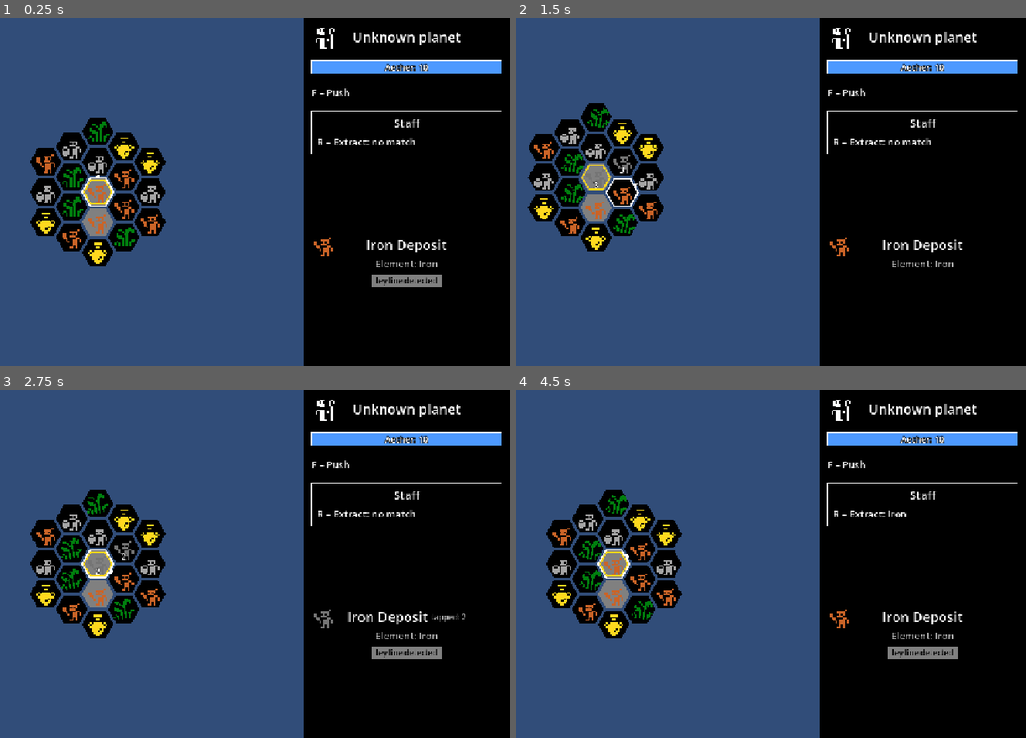
Above: before the commit, frames 1-4 (two rows, left to right).
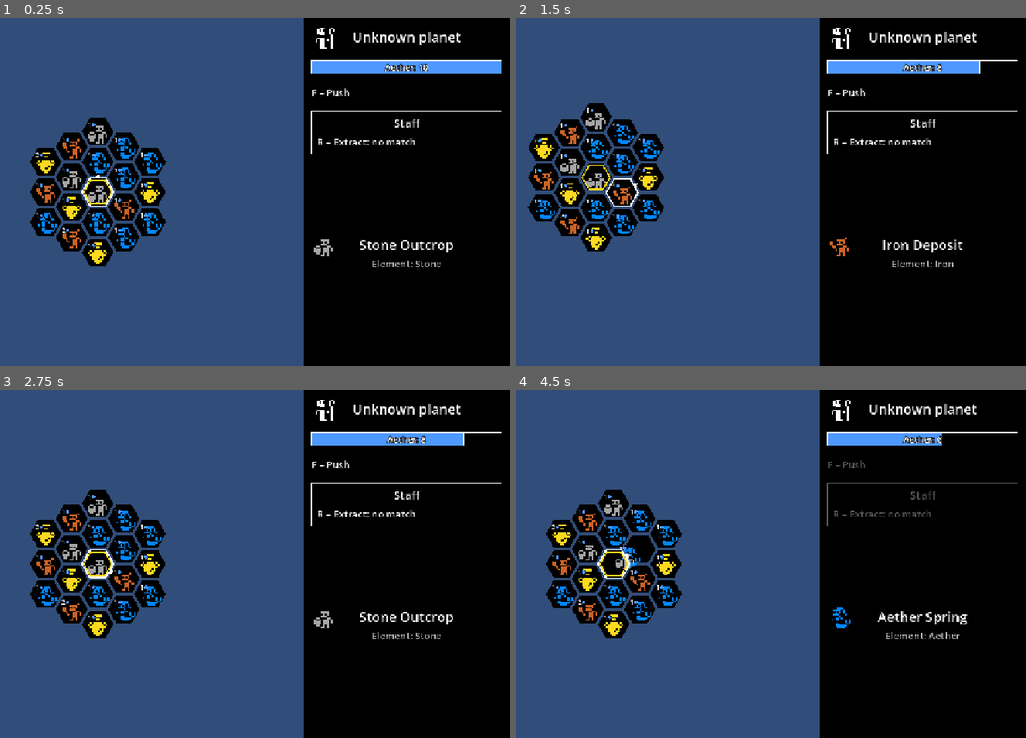
Above: after the commit, the same moments.

Repository: scunningham777/spaes-wrzrds
Game: Godot game, scene res://scenes/planet.tscn
Same seed, same stepped clock (60 frames per second), same inputs: the game is played once before the commit and once after it. This scene is started directly instead of the project's main scene.
Inputs:
- Up to frame 1 (0.25 s): no input
- Up to frame 2 (1.5 s): tap Enter (ui_accept) at 0.5, 0.77, 1.25 s; hold D (hex_right) 0.53-1.28 s; hold R (extract) 0.53-1.28 s; hold X (hex_down) from 1.28 s (still down); tap E (hex_ne) at 1.35 s
- Up to frame 3 (2.75 s): tap Enter (ui_accept) at 1.52 s; release X (hex_down) at 2.03 s; hold D (hex_right) from 2.03 s (still down); hold Q (hex_nw) from 2.03 s (still down)
- Up to frame 4 (4.5 s): release D (hex_right) at 2.78 s; release Q (hex_nw) at 2.78 s; hold W (hex_up) 2.78-3.53 s; tap C (hex_se) at 2.85 s; tap Enter (ui_accept) at 3.02, 3.77 s; hold Z (hex_sw) 3.53-4.28 s; hold A (hex_left) from 3.53 s (still down); tap F (push) at 4.35 s

The runs differ from the first frame. In frame 1, 3.5% of the frame differs, in the area x 6-89%, y 29-78%; in frame 2, 3.0%; in frame 3, 3.9%; in frame 4, 4.6%, in the area x 6-99%, y 12-78%.

Commit message:
Drop the free move radius to 0
Trying out play without the free zone: only the landing tile is free
(and never aether); every other tile costs aether to step onto.

Generator tests set the radius to 5 explicitly so the free-zone rules
stay covered; the surface and planet tests read the radius instead of
assuming 5.

Co-Authored-By: Claude Opus 5.5 <noreply@anthropic.com>
Claude-Session: https://claude.ai/code/session_0196C6qponv1cZhsguvue75H

Diff:
--- a/scripts/core/tile_grid_generator.gd
+++ b/scripts/core/tile_grid_generator.gd
@@ -29,7 +29,7 @@
 var empty_probability: float
 var rng: RandomNumberGenerator
 ## Tiles within this many steps of the start tile cost nothing to step onto.
-var free_move_radius: int = 5
+var free_move_radius: int = 0
 ## Tiles within free_move_radius never yield any of these.
 var free_zone_excluded: Array[StringName] = [Aether.ITEM]
 ## Aether most tiles past free_move_radius cost to step onto.
--- a/tests/smoke_test.gd
+++ b/tests/smoke_test.gd
@@ -104,7 +104,6 @@
 	# Generation (seeded so results are reproducible).
 	var rng := RandomNumberGenerator.new()
 	rng.seed = 42
-	# Radius 8 reaches past the free zone (radius 5), so aether tiles can appear too.
 	var g1 := TileGridGenerator.generate(8, 0.15, rng)
 	rng.seed = 42
 	var g2 := TileGridGenerator.generate(8, 0.15, rng)
@@ -126,15 +125,22 @@
 	_check(all_empty.tiles.values().all(func(k: TileKind) -> bool: return k == TileKind.EMPTY),
 		"gen: probability 1 gives all Empty, landing tile included")
 	# No aether within the free zone, so the player can't walk around there refilling it forever.
+	# Radius set here so these hold whatever the default is.
+	var free_grid := func(radius: int, p_kinds: Array[TileKind] = []) -> TileGrid:
+		var gen := TileGridGenerator.new(0.0, rng, p_kinds)
+		gen.free_move_radius = 5
+		var fg := TileGrid.new(null, gen.kinds)
+		gen.reveal(fg, Hex.hexagon(radius))
+		return fg
 	var yields_aether := func(k: TileKind) -> bool: return Aether.ITEM in k.elements
 	var free_aether := 0
 	for seed_value in 30:
 		rng.seed = seed_value
-		var rg := TileGridGenerator.generate(5, 0.0, rng)
+		var rg: TileGrid = free_grid.call(5)
 		free_aether += rg.tiles.values().filter(yields_aether).size()
 	_check(free_aether == 0, "gen: no aether tiles within the free zone, over 30 seeds (%d)" % free_aether)
 	var only_aether: Array[TileKind] = [g1.find_kind(&"aether_spring")]
-	var dry := TileGridGenerator.generate(6, 0.0, rng, only_aether)
+	var dry: TileGrid = free_grid.call(6, only_aether)
 	_check(Hex.hexagon(6).all(func(c: Vector2i) -> bool:
 		return (dry.get_tile(c) == TileKind.EMPTY) == (Hex.distance(c) <= 5)),
 		"gen: with only aether kinds, the free zone is Empty and the rest is aether")
@@ -262,8 +268,9 @@
 	var g := surface.grid
 	_check(g.torus.width == 16 and g.torus.height == 18, "surface: torus sized in patches (%dx%d)" % [g.torus.width, g.torus.height])
 	_check(g.tiles.size() == 19 and surface.patches.keys() == [Vector2i.ZERO], "surface: lands with one radius-2 patch revealed")
-	_check(g.tiles.values().all(func(k: TileKind) -> bool: return not Aether.ITEM in k.elements),
-		"surface: no aether tiles in the free landing patch")
+	_check(g.tiles.keys().all(func(c: Vector2i) -> bool:
+		return Hex.distance(c) > surface.generator.free_move_radius or not Aether.ITEM in g.get_tile(c).elements),
+		"surface: no aether tiles in the free zone")
 	# The middles of the landing patch's six edges, one step of each PATCH_STEPS direction out.
 	var spots := Hex.hexagon(2).filter(surface.can_scry)
 	_check(spots == [Vector2i(-2, 1), Vector2i(-1, -1), Vector2i(-1, 2), Vector2i(1, -2), Vector2i(1, 1), Vector2i(2, -1)],
@@ -299,8 +306,8 @@
 	# cost 1 and the rest 1, or occasionally 2.
 	var free_radius := surface.generator.free_move_radius
 	var near := func(c: Vector2i) -> bool: return Hex.distance(g.nearest(c, Vector2i.ZERO)) <= free_radius
-	_check(free_radius == 5 and g.tiles.keys().filter(near).all(func(c: Vector2i) -> bool: return g.move_cost(c) == 0),
-		"cost: tiles within 5 of the landing tile are free")
+	_check(g.tiles.keys().filter(near).all(func(c: Vector2i) -> bool: return g.move_cost(c) == 0),
+		"cost: tiles within %d of the landing tile are free" % free_radius)
 	var far: Array = g.tiles.keys().filter(func(c: Vector2i) -> bool: return not near.call(c))
 	_check(far.all(func(c: Vector2i) -> bool:
 		return g.move_cost(c) == (1 if Aether.ITEM in g.get_tile(c).elements else g.move_cost(c)) and g.move_cost(c) in [1, 2]),
@@ -531,15 +538,18 @@
 		"planet: %d tiles for radius %d" % [tiles.grid.tiles.size(), radius])
 	_check(tiles.grid.tiles.values().any(func(k: TileKind) -> bool: return k != TileKind.EMPTY),
 		"planet: tiles are generated, not all Empty")
-	_check(tiles.grid.tiles.values().all(func(k: TileKind) -> bool: return not Aether.ITEM in k.elements),
-		"planet: no aether tiles in the free landing patch")
+	var free_radius := TileGridGenerator.new().free_move_radius
+	_check(tiles.grid.tiles.keys().all(func(c: Vector2i) -> bool:
+		return Hex.distance(c) > free_radius or not Aether.ITEM in tiles.grid.get_tile(c).elements),
+		"planet: no aether tiles in the free zone")
 	var aether_bar: ProgressBar = current_scene.get_node("%AetherBar")
 	var aether_label: Label = current_scene.get_node("%AetherLabel")
 	var aether := func() -> int: return _game().state.inventory.count(Aether.ITEM)
 	_check(aether.call() == 10 and aether_bar.value == 10 and aether_bar.max_value == 10
 		and aether_label.text == "Aether: 10", "aether: land with 10, shown on the bar (%s)" % aether_label.text)
-	_check(tiles.grid.move_costs.is_empty() and tiles.landing == Vector2i.ZERO,
-		"cost: the landing patch is free to walk, and the landing tile is outlined")
+	_check(tiles.grid.tiles.keys().all(func(c: Vector2i) -> bool:
+		return (tiles.grid.move_cost(c) == 0) == (Hex.distance(c) <= free_radius)) and tiles.landing == Vector2i.ZERO,
+		"cost: only the free zone is free to walk, and the landing tile is outlined")
 	# The checks below count aether spent per step, so give the landing patch real costs.
 	for c in Hex.hexagon(radius):
 		tiles.grid.set_move_cost(c, 1)
Not shown, changed: README.md
